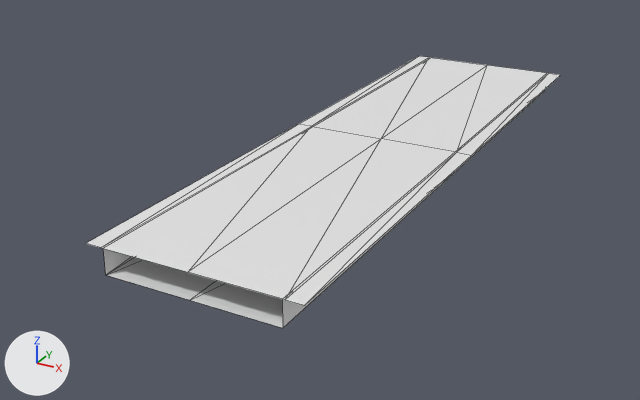
Renders of the OBJ model Resources/Meshes/31m/Elevated_Station_Node_Pavement_Steel_LOD.obj from each side of a commit.
Rendered twice from a 50 mm camera at (35.1, -76.3, 29.9) aimed at (-4.2, -4.9, -5.8). The axes (+X, +Y, +Z) are drawn at lower left. The lights are the same throughout. Mesh edges are drawn as thin lines. Where no turn or scale is listed for an object, it has been applied to the vertices.

The scene before the commit, as lines of its bpy script (objects in view):
```python
me_elevated_station_node_pavement_steel_lod = bpy.data.meshes.new('Elevated_Station_Node_Pavement_Steel_LOD')
me_elevated_station_node_pavement_steel_lod.from_pydata(...)  # 30 vertices, 32 faces; spans x -9.4..9.6, y -32.2..31.8, z -2.3..0.1
ob_elevated_station_node_pavement_steel_lod = bpy.data.objects.new('Elevated_Station_Node_Pavement_Steel_LOD', me_elevated_station_node_pavement_steel_lod)
ob_elevated_station_node_pavement_steel_lod.location = (0.0, 0.0, 0.0)
```
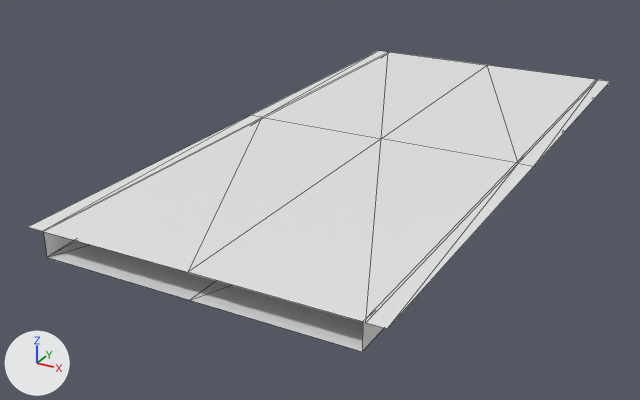
What changed in the scene script:
```text
Change me_elevated_station_node_pavement_steel_lod:
    where me_elevated_station_node_pavement_steel_lod.from_pydata(...)  # 30 vertices, 32 faces; spans x -9.4..9.6, y -32.2..31.8, z -2.3..0.1
    used by ob_elevated_station_node_pavement_steel_lod; location = (0.0, 0.0, 0.0)
    me_elevated_station_node_pavement_steel_lod part 1: the loose piece of 15 vertices spanning x -7.7..7.9, y -32.2..31.8, z -2.3..0.1 is scaled about its middle by (1.77, 1, 1)
    me_elevated_station_node_pavement_steel_lod part 2: all 6 vertices in x -9.4..-7.9, y -32.2..31.8, z 0.0..0.1 are moved by (-6.0, 0.0, 0.0)
    me_elevated_station_node_pavement_steel_lod part 3: all 6 vertices in x 8.1..9.6, y -32.2..31.8, z 0.0..0.1 are moved by (6.0, 0.0, 0.0)
```

Where the change shows, as pixel boxes [x1, y1, x2, y2] in the pictures (640 x 400 px; the box of a moved part takes in the faces that stretch with it):
'Elevated_Station_Node_Pavement_Steel_LOD', reshaped (23% wider, 11% taller): before [86, 56, 560, 328]; after [29, 51, 610, 352]
part 1 of me_elevated_station_node_pavement_steel_lod, moved or reshaped: before [103, 89, 546, 328]; after [44, 232, 384, 352]
part 2 of me_elevated_station_node_pavement_steel_lod, moved or reshaped: before [86, 56, 487, 272]; after [29, 51, 487, 272]
part 3 of me_elevated_station_node_pavement_steel_lod, moved or reshaped: before [188, 65, 560, 305]; after [188, 65, 610, 329]
